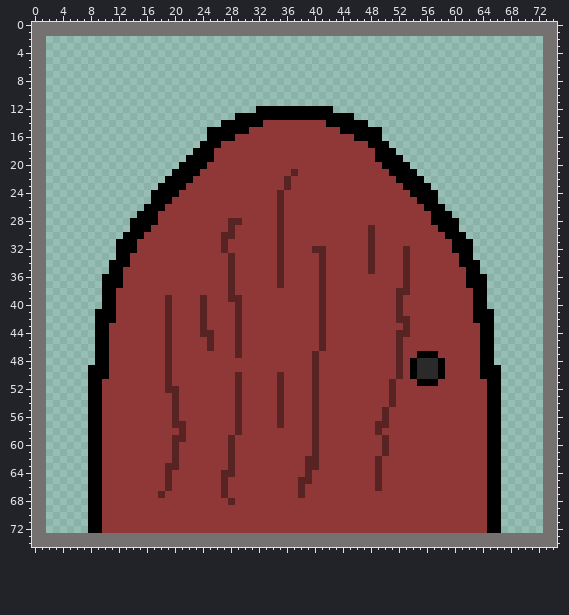
One commit to this sprite sheet: assets/block/door.png. The picture above is the old version.
The file is 75x75 pixels.
The result:
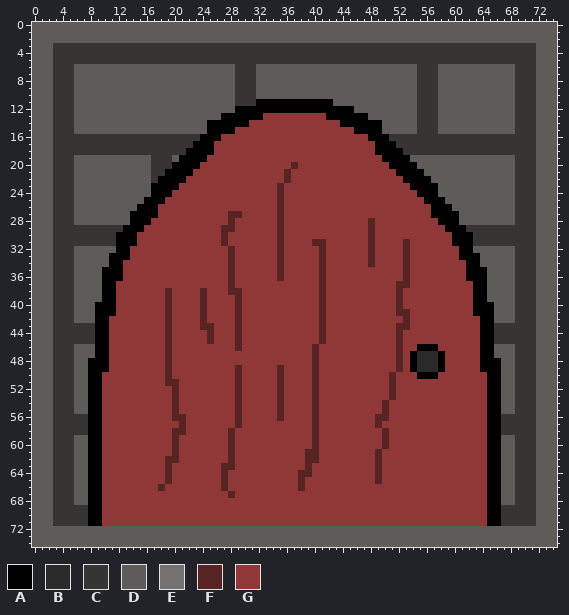
Palette (. is transparent): A #000000  B #2b2a2a  C #363534  D #5e5c59  E #757171  F #572323  G #903838
Change:
Changed rows in their new state; - is an unchanged pixel.
first column x 0:
 0 DDDDDDDDDDDDDDDDDDDDDDDDDDDDDDDDDDDDDDDDDDDDDDDDDDDDDDDDDDDDDDDDDDDDDDDDDDD
 1 DDDDDDDDDDDDDDDDDDDDDDDDDDDDDDDDDDDDDDDDDDDDDDDDDDDDDDDDDDDDDDDDDDDDDDDDDDD
 2 DDDDDDDDDDDDDDDDDDDDDDDDDDDDDDDDDDDDDDDDDDDDDDDDDDDDDDDDDDDDDDDDDDDDDDDDDDD
 3 DDDCCCCCCCCCCCCCCCCCCCCCCCCCCCCCCCCCCCCCCCCCCCCCCCCCCCCCCCCCCCCCCCCCCCCCDDD
 4 DDDCCCCCCCCCCCCCCCCCCCCCCCCCCCCCCCCCCCCCCCCCCCCCCCCCCCCCCCCCCCCCCCCCCCCCDDD
 5 DDDCCCCCCCCCCCCCCCCCCCCCCCCCCCCCCCCCCCCCCCCCCCCCCCCCCCCCCCCCCCCCCCCCCCCCDDD
 6 DDDCCCDDDDDDDDDDDDDDDDDDDDDDDCCCDDDDDDDDDDDDDDDDDDDDDDDCCCDDDDDDDDDDDCCCDDD
 7 DDDCCCDDDDDDDDDDDDDDDDDDDDDDDCCCDDDDDDDDDDDDDDDDDDDDDDDCCCDDDDDDDDDDDCCCDDD
 8 DDDCCCDDDDDDDDDDDDDDDDDDDDDDDCCCDDDDDDDDDDDDDDDDDDDDDDDCCCDDDDDDDDDDDCCCDDD
 9 DDDCCCDDDDDDDDDDDDDDDDDDDDDDDCCCDDDDDDDDDDDDDDDDDDDDDDDCCCDDDDDDDDDDDCCCDDD
10 DDDCCCDDDDDDDDDDDDDDDDDDDDDDDCCCDDDDDDDDDDDDDDDDDDDDDDDCCCDDDDDDDDDDDCCCDDD
11 DDDCCCDDDDDDDDDDDDDDDDDDDDDDDCCCAAAAAAAAAAADDDDDDDDDDDDCCCDDDDDDDDDDDCCCDDD
12 DDDCCCDDDDDDDDDDDDDDDDDDDDDDDAAA-----------AAADDDDDDDDDCCCDDDDDDDDDDDCCCDDD
13 DDDCCCDDDDDDDDDDDDDDDDDDDDDAA----GGGGGGGGG----AADDDDDDDCCCDDDDDDDDDDDCCCDDD
14 DDDCCCDDDDDDDDDDDDDDDDDDDAA----GG---------GG----AADDDDDCCCDDDDDDDDDDDCCCDDD
15 DDDCCCDDDDDDDDDDDDDDDDDDD----GG-------------GG----DDDDDCCCDDDDDDDDDDDCCCDDD
16 DDDCCCCCCCCCCCCCCCCCCCCCA--GG-----------------GG--ACCCCCCCCCCCCCCCCCCCCCDDD
17 DDDCCCCCCCCCCCCCCCCCCCCA--G---------------------G--ACCCCCCCCCCCCCCCCCCCCDDD
18 DDDCCCCCCCCCCCCCCCCCCCA-----------------------------ACCCCCCCCCCCCCCCCCCCDDD
19 DDDCCCDDDDDDDDDDDCCCDA---G-----------------------G---ADDDDDDDDDDDDDDDCCCDDD
20 DDDCCCDDDDDDDDDDDCCCA---G------------F------------G---ADDDDDDDDDDDDDDCCCDDD
21 DDDCCCDDDDDDDDDDDCCA---G------------FG-------------G---ADDDDDDDDDDDDDCCCDDD
22 DDDCCCDDDDDDDDDDDCA---G-----------------------------G---ADDDDDDDDDDDDCCCDDD
23 DDDCCCDDDDDDDDDDDA---G-------------FG----------------G---ADDDDDDDDDDDCCCDDD
24 DDDCCCDDDDDDDDDDD---G---------------------------------G---DDDDDDDDDDDCCCDDD
25 DDDCCCDDDDDDDDDDA--G-----------------------------------G--ADDDDDDDDDDCCCDDD
26 DDDCCCDDDDDDDDDA--G-------------------------------------G--ADDDDDDDDDCCCDDD
27 DDDCCCDDDDDDDDA-------------FF------------------------------ADDDDDDDDCCCDDD
28 DDDCCCDDDDDDDD---G-----------G------------------F--------G---DDDDDDDDCCCDDD
29 DDDCCCCCCCCCCA--G----------F------------------------------G--ACCCCCCCCCCDDD
30 DDDCCCCCCCCCA--G------------G------------------------------G--ACCCCCCCCCDDD
31 DDDCCCCCCCCC----------------------------FF-----------F---------CCCCCCCCCDDD
32 DDDCCCDDDDDD--G------------GF-----------G-------------------G--DDDDDDCCCDDD
33 DDDCCCDDDDDA---------------------------------------------------ADDDDDCCCDDD
34 DDDCCCDDDDD--G-----------------------------------------------G--DDDDDCCCDDD
35 DDDCCCDDDDA-------------------------------------G---------------ADDDDCCCDDD
36 DDDCCCDDDD-------------------------------------------------------DDDDCCCDDD
37 DDDCCCDDDD--G----------------------G----------------F---------G--DDDDCCCDDD
38 DDDCCCDDDD---------F----F----F-----------------------G-----------DDDDCCCDDD
39 DDDCCCDDDD------------------G------------------------------------DDDDCCCDDD
40 DDDCCCDDDA-------------------------------------------------------ADDDCCCDDD
41 DDDCCCDDD--------------------------------------------F------------DDDCCCDDD
42 DDDCCCDDD--G----------------------------------------G----------G--DDDCCCDDD
43 DDDCCCCCC----------------F--------------------------F-------------CCCCCCDDD
44 DDDCCCCCC---------------G----------------------------G------------CCCCCCDDD
45 DDDCCCCCC---------------------------------------------------------CCCCCCDDD
46 DDDCCCDDD----------------G--------------FG-------------AAA--------DDDCCCDDD
47 DDDCCCDDD--------------------G------------------------ABBBA-------DDDCCCDDD
48 DDDCCCDDA---------------------------------------------------------ADDCCCDDD
49 DDDCCCDD---------------------F-----F-------------------------------DDCCCDDD
50 DDDCCCDD--G----------------------------------------FG-GAAAG-----G--DDCCCDDD
51 DDDCCCDD------------F----------------------------------GGG---------DDCCCDDD
52 DDDCCCDD-----------G-----------------------------------------------DDCCCDDD
53 DDDCCCDD-----------------------------------------------------------DDCCCDDD
54 DDDCCCDD------------------------------------------FG---------------DDCCCDDD
55 DDDCCCDD-----------------------------------------------------------DDCCCDDD
56 DDDCCCCC-------------F---------------------------F-----------------CCCCCDDD
57 DDDCCCCC------------G--------------G--------------G----------------CCCCCDDD
58 DDDCCCCC------------F-------FG-------------------GF----------------CCCCCDDD
59 DDDCCCDD-------------G---------------------------------------------DDCCCDDD
60 DDDCCCDD-----------------------------------------------------------DDCCCDDD
61 DDDCCCDD-------------------------------F---------FG----------------DDCCCDDD
62 DDDCCCDD-----------F-----------------------------------------------DDCCCDDD
63 DDDCCCDD------------G------F------------G--------------------------DDCCCDDD
64 DDDCCCDD--------------------G---------F----------------------------DDCCCDDD
65 DDDCCCDD-------------------------------G---------------------------DDCCCDDD
66 DDDCCCDD----------FG-----------------------------G-----------------DDCCCDDD
67 DDDCCCDD----------G--------GF---------G----------------------------DDCCCDDD
68 DDDCCCDD--------------------G--------------------------------------DDCCCDDD
69 DDDCCCCC-----------------------------------------------------------CCCCCDDD
70 DDDCCCCC-----------------------------------------------------------CCCCCDDD
71 DDDCCCCC-----------------------------------------------------------CCCCCDDD
72 DDDDDDDDDDDDDDDDDDDDDDDDDDDDDDDDDDDDDDDDDDDDDDDDDDDDDDDDDDDDDDDDDDDDDDDDDDD
73 DDDDDDDDDDDDDDDDDDDDDDDDDDDDDDDDDDDDDDDDDDDDDDDDDDDDDDDDDDDDDDDDDDDDDDDDDDD
74 DDDDDDDDDDDDDDDDDDDDDDDDDDDDDDDDDDDDDDDDDDDDDDDDDDDDDDDDDDDDDDDDDDDDDDDDDDD
